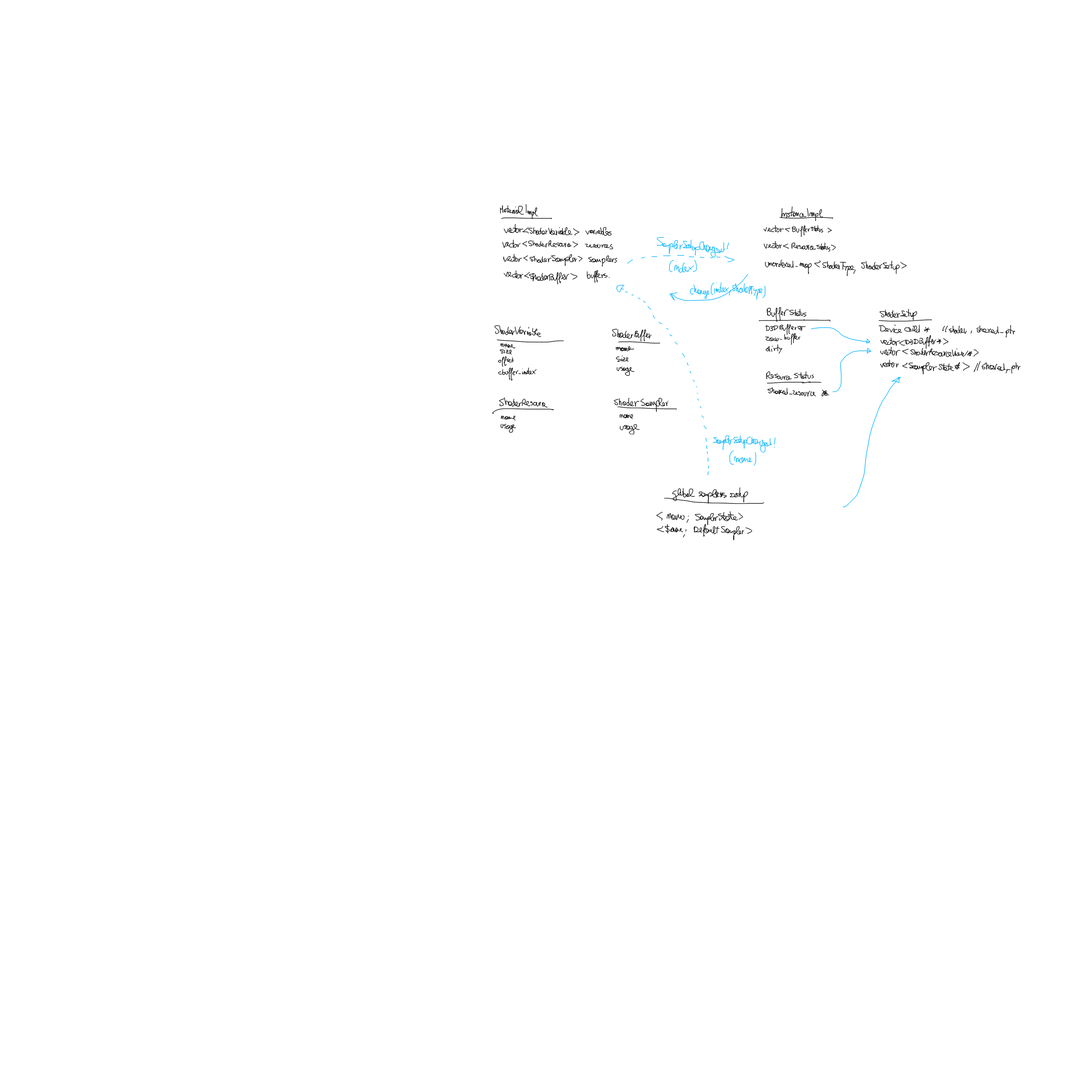
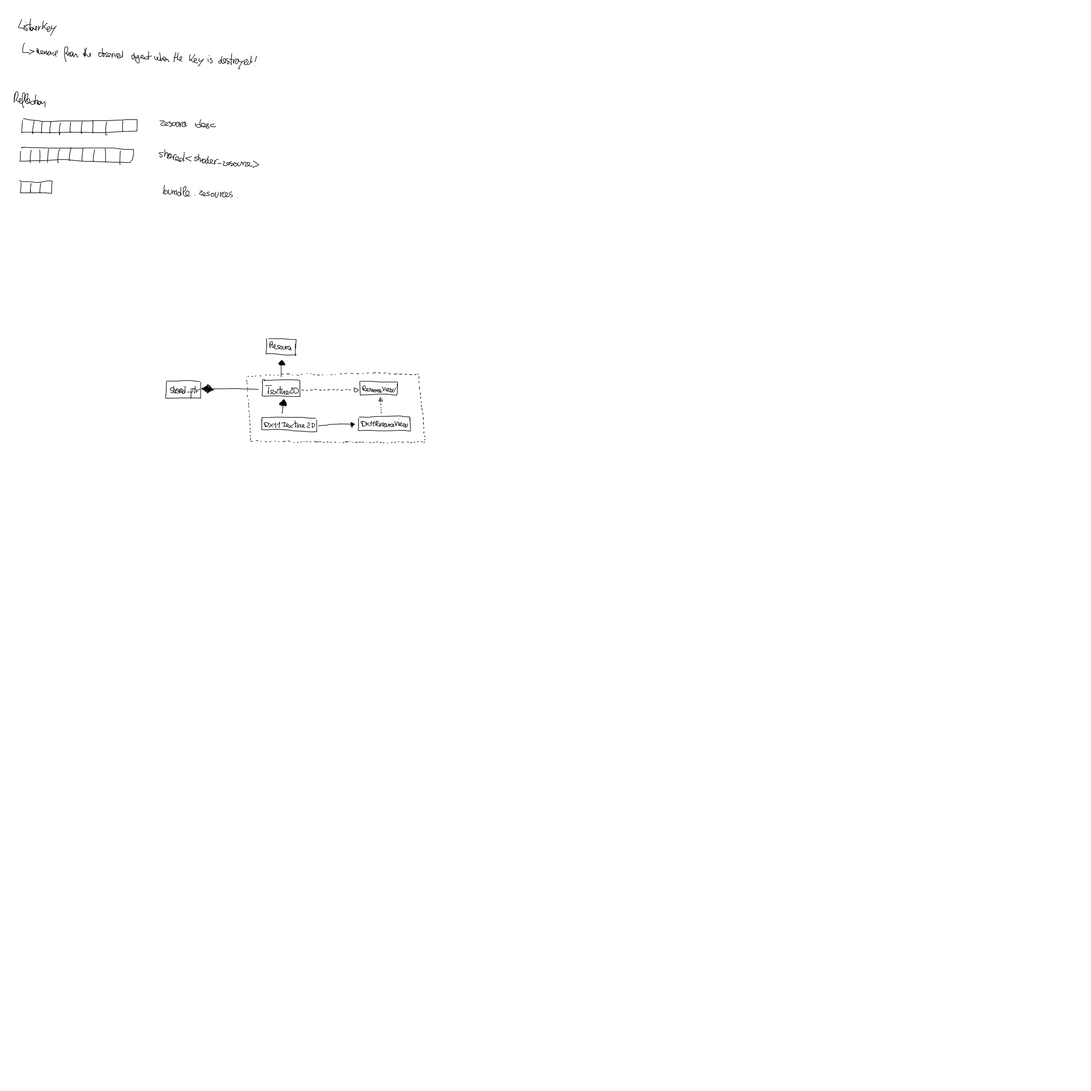
Layered file, before and after one edit (w=1091, h=1091). Changes by layer:
painted on "Background" over (13, 18, 1022, 541)
